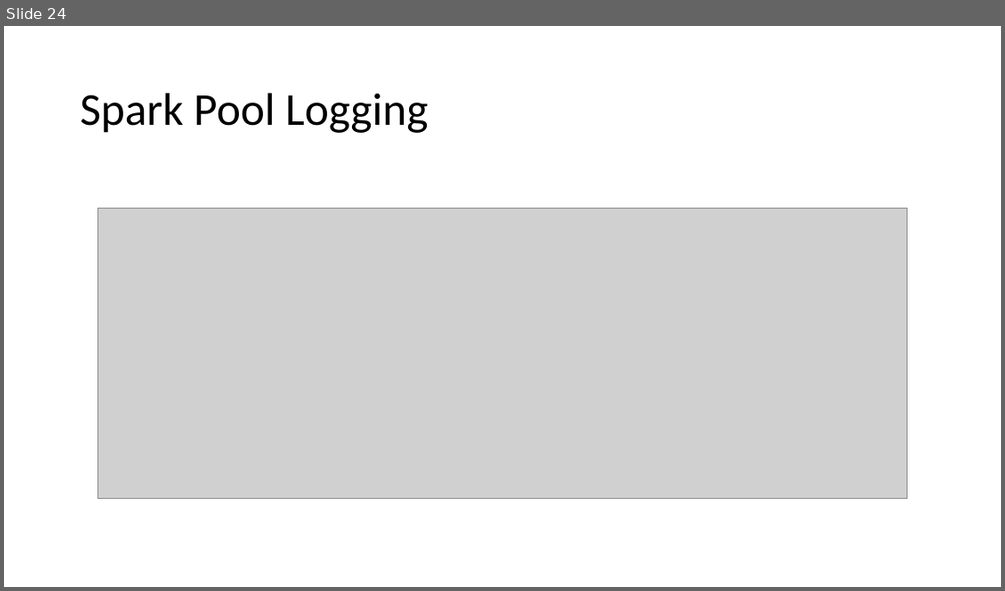
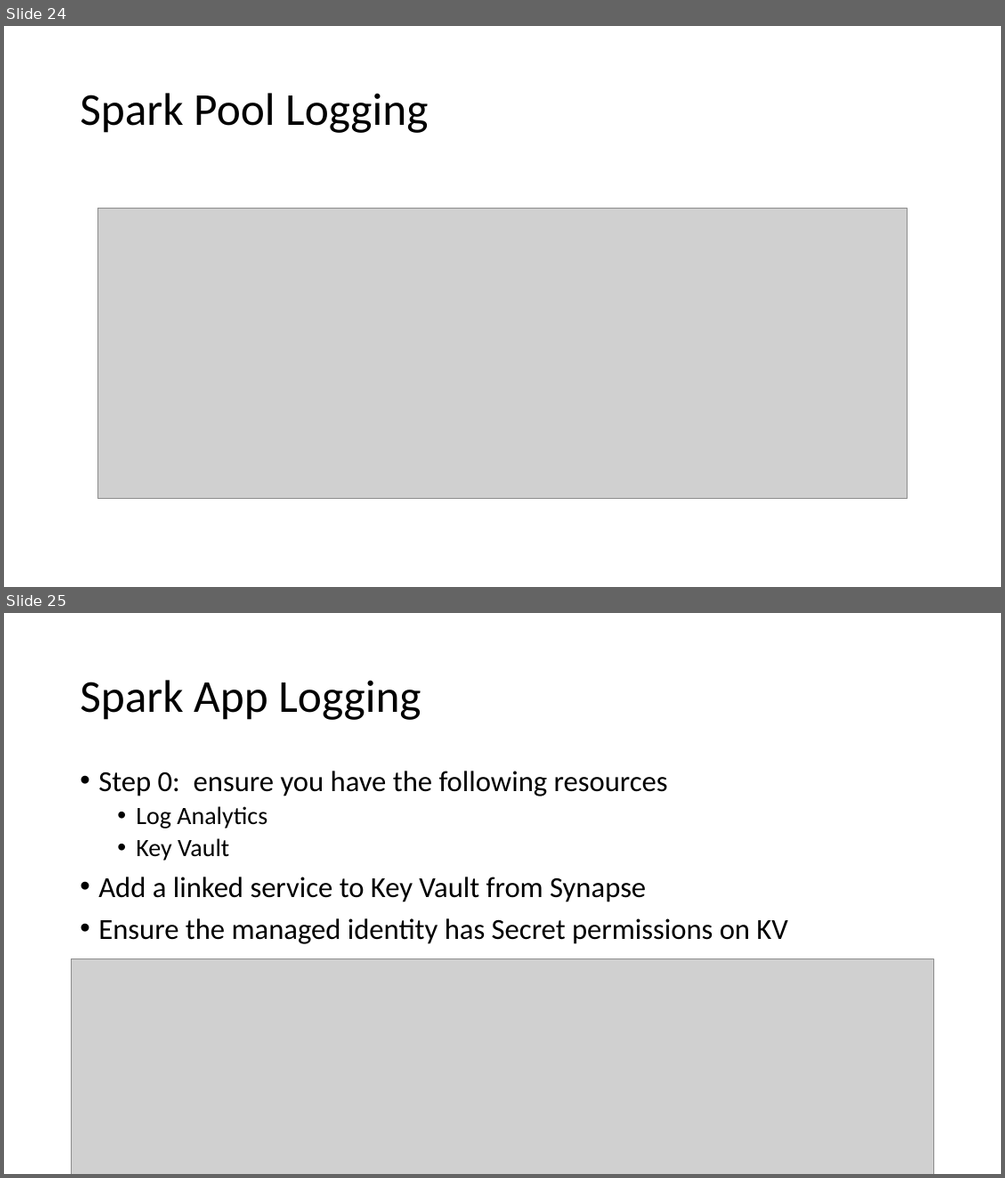
Before and after one commit to solliancenet/precon-synapse-power-bi, a slide deck: Slides/03 - Synapse Administration.pptx. Shown one above the other, each under a label of ours: slide 24 before the commit, slides 24 and 25 after it. The pictures are 1005x591 and 1005x1178 pixels, drawn with LibreOffice and Linux fonts; fonts in the diff are those of the drawing; grey boxes stand for pictures. Boxes give left, top, right and bottom in pixels: in the first picture for what was removed or moved away, otherwise in the second. Text is boxed around its words. In the diff, an @@ line names an element or a change of style, - is before the commit and + after.

```diff
--- a/Slides/03 - Synapse Administration.pptx
+++ b/Slides/03 - Synapse Administration.pptx
@@ slide 25 added at [4,613,1001,1174], background #FFFFFF @@
@@ title added at [80,680,421,720], 44 pt, text #000000 @@
+Spark App Logging
@@ text added at [98,771,787,944], 28 pt, text #000000 @@
+• Step 0: ensure you have the following resources
+  • Log Analytics
+  • Key Vault
+• Add a linked service to Key Vault from Synapse
+• Ensure the managed identity has Secret permissions on KV
@@ picture added at [72,959,934,1174] @@
```
Also in this commit, not shown: 7 other slides added, 1 slide removed, 1 other file.
